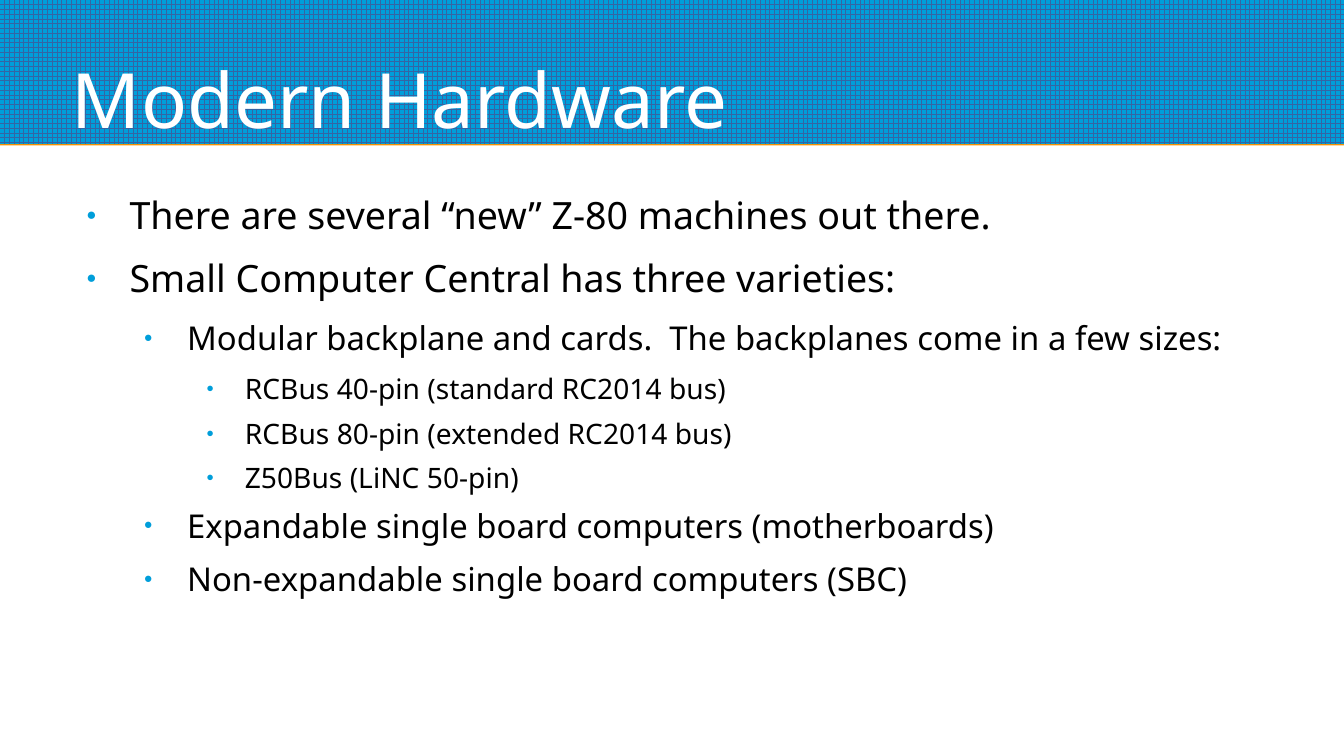
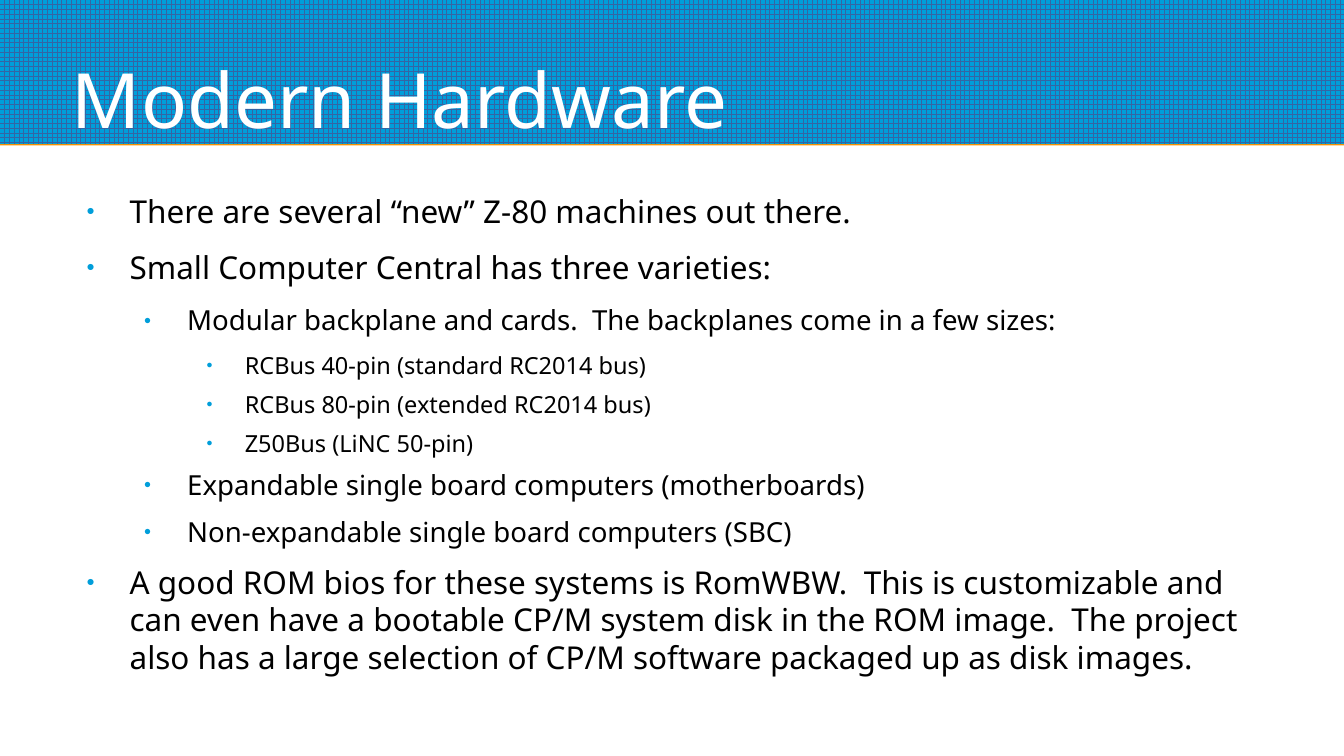
Before and after one commit to mggates39/Programming-With-CPM, a slide deck: slide 47 of CPM_Programming_Slides.odp. Drawn at 1344x756 pixels with LibreOffice and Linux fonts; fonts in the diff are those of the drawing. Boxes give left, top, right and bottom in pixels: in the first picture for what was removed or moved away, otherwise in the second. Text is boxed around its words. In the diff, an @@ line names an element or a change of style, - is before the commit and + after.

```diff
--- a/CPM_Programming_Slides.odp
+++ b/CPM_Programming_Slides.odp
@@ text at [130, 199, 1055, 549]: size 22.2 to 18.6 pt in "There are several “new” Z-80 machines out ...", "Small Computer Central has three varieties:"; size 19.4 to 16.3 pt in "Modular backplane and cards. The backplanes come ...", "Expandable single board computers (motherboards)", "Non-expandable single board computers (SBC)"; size 16.6 to 13.9 pt in "RCBus 40-pin (standard RC2014 bus)", "RCBus 80-pin (extended RC2014 bus)", "Z50Bus (LiNC 50-pin)" @@
@@ text at [130, 570, 1237, 677]: paragraph added @@
+● A good ROM bios for these systems is RomWBW. This is customizable and can even have a bootable CP/M system disk in the ROM image. The project also has a large selection of CP/M software packaged up as disk images.
```
Also in this commit, not shown: 3 other slides changed, 4 slides added, 2 slides removed.
